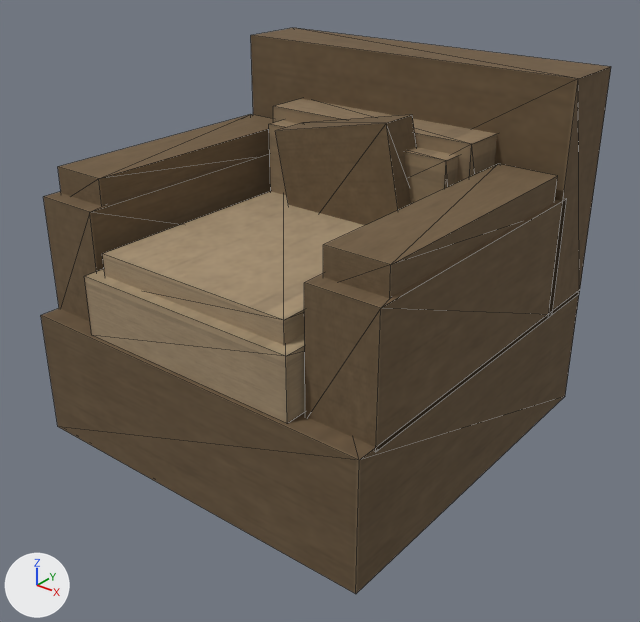
Before and after pictures for a commit that changed the glTF model assets/props/models/armchair.glb.
One viewpoint serves both versions: a 50 mm camera at (1.182, -1.472, 1.261) aimed at (0.028, -0.029, 0.367). Every picture has the same lights, and +X, +Y and +Z are marked at lower left. The first picture is the older version. Mesh edges are drawn as thin lines. Vertices at exactly the same position are counted once.

In view in the first picture: 'core_armchair'.
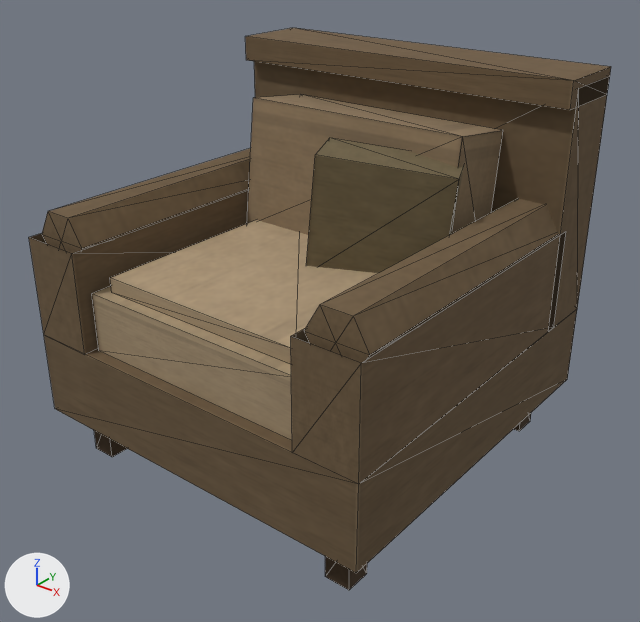
Boxes (x1, y1, x2, y2) around the edits, measured in the pictures (640 x 622 px):
```json
{"object": "core_armchair", "change": "reshaped", "before": [41, 28, 611, 594], "after": [29, 28, 611, 590]}
{"part": 1, "of": "me_core_armchair", "change": "rebuilt", "before": [43, 152, 271, 321], "after": [42, 148, 251, 254]}
{"part": 2, "of": "me_core_armchair", "change": "rebuilt", "before": [84, 269, 305, 424], "after": [92, 286, 292, 440]}
{"part": 3, "of": "me_core_armchair", "change": "rebuilt", "before": [102, 191, 365, 345], "after": [110, 220, 378, 365]}
{"part": 4, "of": "me_core_armchair", "change": "rebuilt", "before": [275, 114, 416, 225], "on screen": "not visible afterwards"}
{"part": 5, "of": "me_core_armchair", "change": "rebuilt", "before": [41, 292, 580, 594], "after": [29, 61, 610, 573]}
{"part": 6, "of": "me_core_armchair", "change": "rebuilt", "before": [304, 199, 567, 452], "after": [304, 199, 558, 363]}
{"part": 7, "of": "me_core_armchair", "change": "rebuilt", "before": [273, 99, 497, 183], "after": [247, 94, 503, 235]}
{"part": 8, "of": "me_core_armchair", "change": "deleted", "before": [58, 114, 558, 298], "on screen": "brown"}
{"part": 9, "of": "me_core_armchair", "change": "reshaped", "before": [251, 28, 611, 317], "after": [94, 28, 611, 590]}
```

Edits to the scene script, one JSON object a line:
```json
{"block": "me_core_armchair", "where": "# used by ob_core_armchair; location = (0.0, 0.0, 0.0)"}
{"op": "remove", "block": "me_core_armchair", "code": "me_core_armchair.from_pydata(...)  # 148 vertices, 216 faces; spans x -0.45..0.45, y -0.45..0.45, z 0.0..0.9"}
{"op": "add", "block": "me_core_armchair", "code": "me_core_armchair.from_pydata(...)  # 134 vertices, 172 faces; spans x -0.45..0.45, y -0.45..0.45, z 0.0..0.9"}
{"block": "me_core_armchair", "change": "me_core_armchair part 1: the loose piece of 8 vertices spanning x -0.45..-0.29, y -0.4..0.3, z 0.36..0.64 is rebuilt with 13 vertices and now spans x -0.445..-0.305, y -0.42..0.34, z 0.499..0.621"}
{"block": "me_core_armchair", "change": "me_core_armchair part 2: the loose piece of 8 vertices spanning x -0.28..0.28, y -0.44..0.2, z 0.37..0.51 is rebuilt with 8 vertices and now spans x -0.29..0.29, y -0.42..0.28, z 0.32..0.46"}
{"block": "me_core_armchair", "change": "me_core_armchair part 3: the loose piece of 8 vertices spanning x -0.25..0.25, y -0.41..0.17, z 0.49..0.56 is rebuilt with 8 vertices and now spans x -0.26..0.26, y -0.39..0.25, z 0.46..0.495"}
{"block": "me_core_armchair", "change": "me_core_armchair part 4: the loose piece of 8 vertices spanning x -0.186..0.186, y 0.07..0.17, z 0.46..0.8 is rebuilt with 8 vertices and now spans x -0.255..0.255, y 0.089..0.171, z 0.488..0.752"}
{"block": "me_core_armchair", "change": "me_core_armchair part 5: the loose piece of 8 vertices spanning x -0.45..0.45, y -0.45..0.45, z 0.07..0.37 is rebuilt with 28 vertices and now spans x -0.45..0.45, y -0.45..0.45, z 0.12..0.88"}
{"block": "me_core_armchair", "change": "me_core_armchair part 6: the loose piece of 8 vertices spanning x 0.29..0.45, y -0.4..0.3, z 0.36..0.64 is rebuilt with 13 vertices and now spans x 0.305..0.445, y -0.42..0.34, z 0.499..0.621"}
{"block": "me_core_armchair", "change": "me_core_armchair part 7: the loose piece of 8 vertices spanning x -0.28..0.28, y 0.17..0.29, z 0.4..0.76 is rebuilt with 8 vertices and now spans x -0.29..0.29, y 0.071..0.289, z 0.45..0.79"}
{"block": "me_core_armchair", "change": "me_core_armchair part 8: 7 loose pieces with 76 vertices, spanning x -0.44..0.44, y -0.375..0.375, z 0.0..0.73, are deleted"}
{"block": "me_core_armchair", "change": "me_core_armchair part 9"}
{"block": "me_core_armchair", "change": "14 vertices are removed from x -0.45..0.45, y -0.445..0.45, z 0.07..0.9"}
{"block": "me_core_armchair", "change": "24 faces are deleted"}
{"block": "me_core_armchair", "change": "30 vertices are added at x -0.45..0.45, y -0.39..0.45, z 0.0..0.9"}
{"block": "me_core_armchair", "change": "16 new vertices lie (0.06, 0.0, 0.0) away from vertices in x -0.39..0.33, y -0.39..0.39, z 0.0..0.12"}
{"block": "me_core_armchair", "change": "62 new faces join them"}
```
